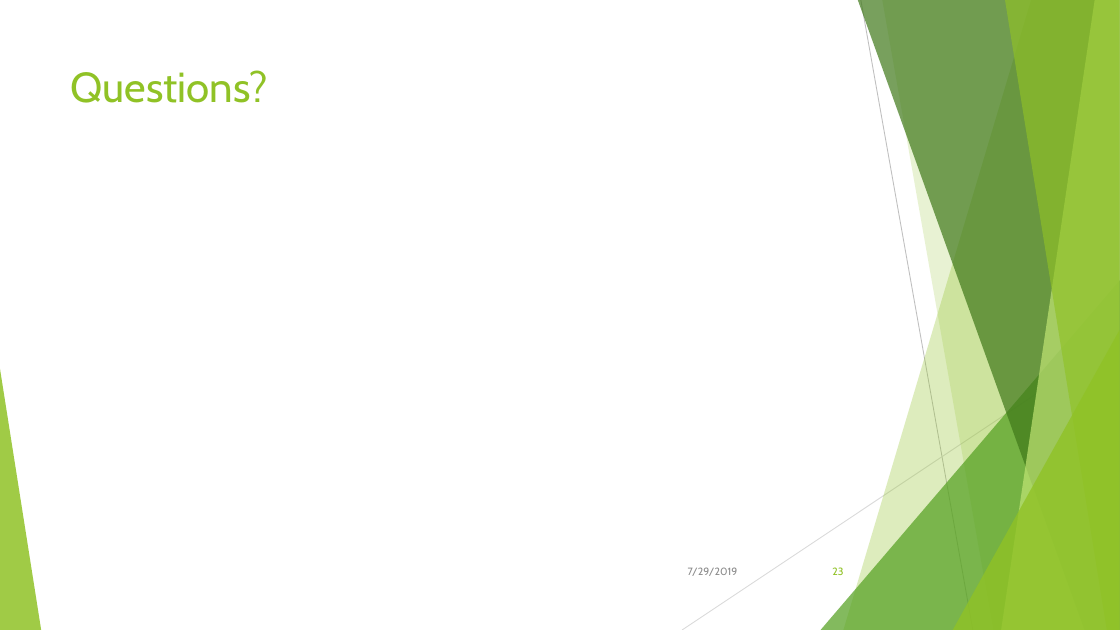
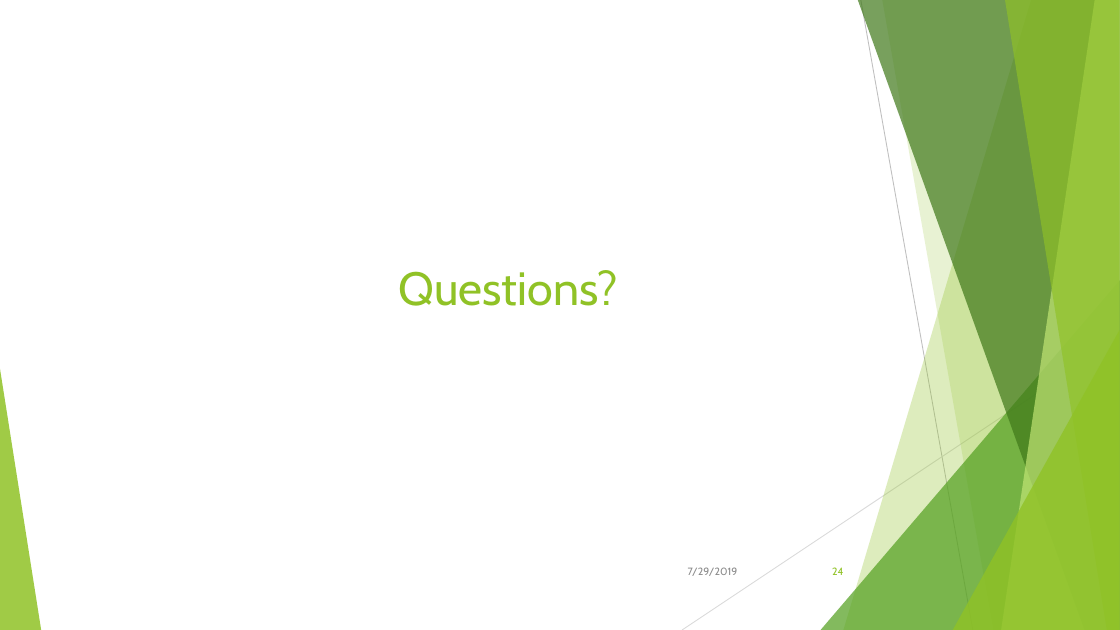
Before and after one commit to Kika000/Project-1, a slide deck: slide 24 of What Makes the World Happy.pptx (slide 23 before the commit). Drawn at 1120x630 pixels with LibreOffice and Linux fonts; fonts in the diff are those of the drawing. Boxes give left, top, right and bottom in pixels: in the first picture for what was removed or moved away, otherwise in the second. Text is boxed around its words. In the diff, an @@ line names an element or a change of style, - is before the commit and + after.

```diff
--- a/What Makes the World Happy.pptx
+++ b/What Makes the World Happy.pptx
@@ title "Questions?": place and size @@
-title "Questions?" at (71, 70, 268, 103)
+title "Questions?" at (399, 270, 618, 306)
@@ title "Questions?" at (399, 270, 618, 306): size 36 to 40 pt; alignment left to centre @@
@@ page number at (832, 567, 843, 575): text changed @@
-23
+24
```
Also in this commit, not shown: 9 other slides changed, 1 slide added.
